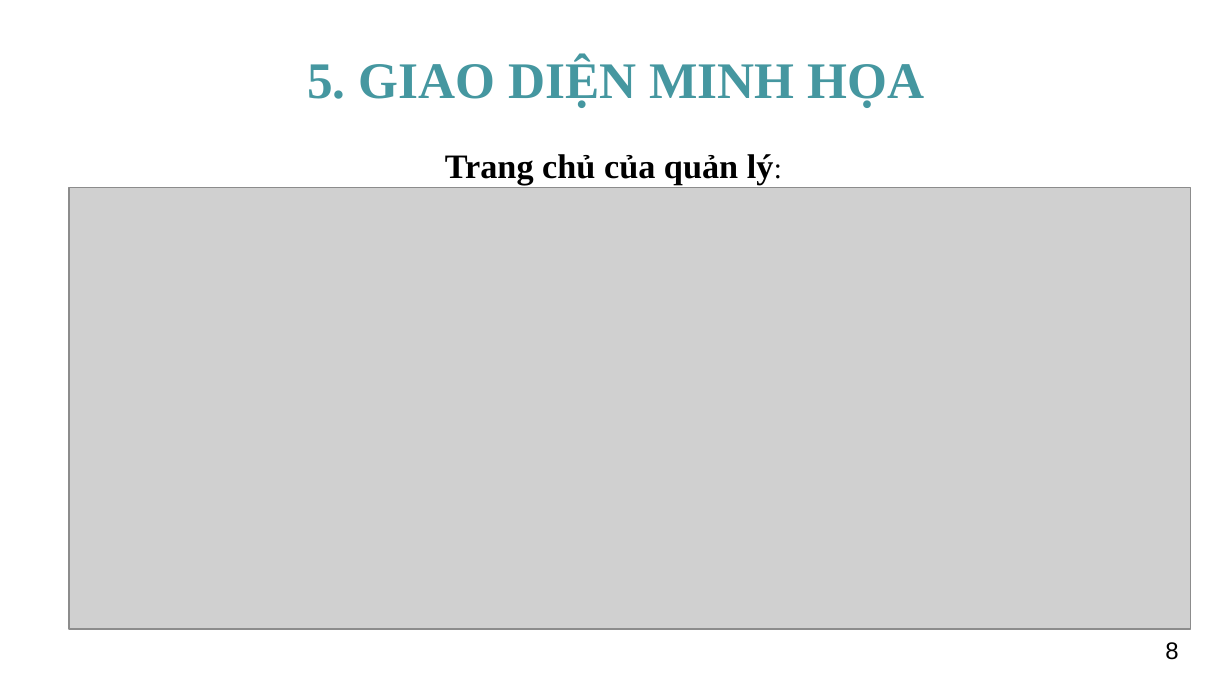
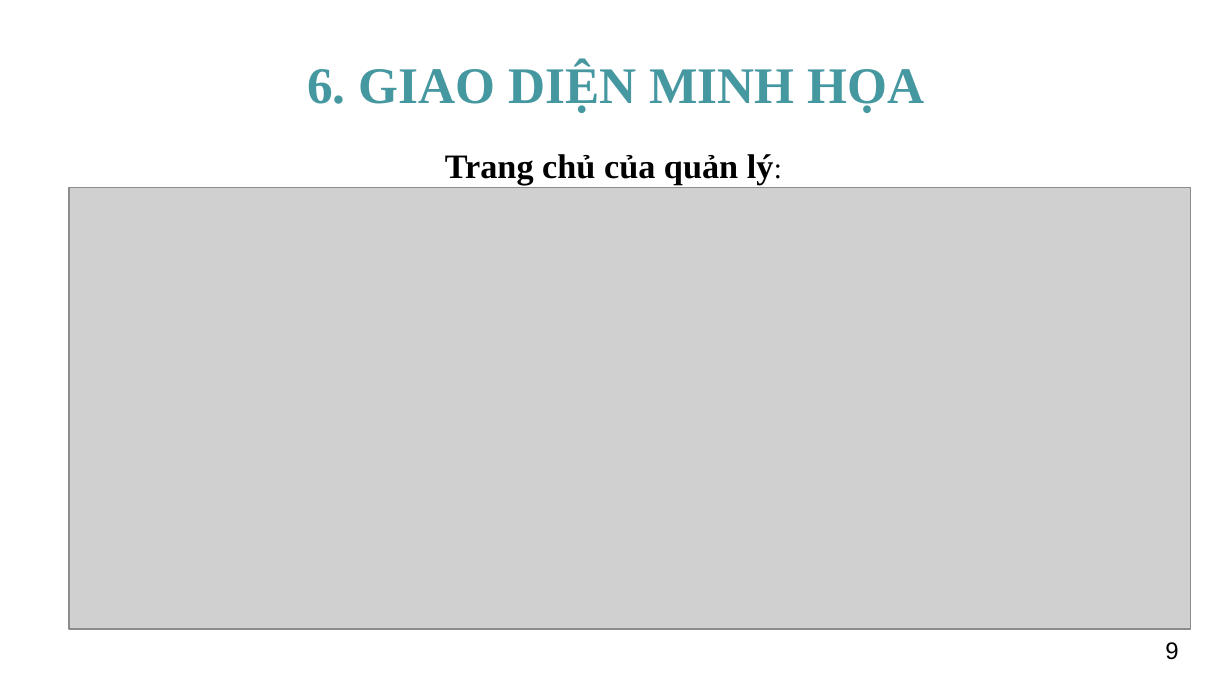
Before and after one commit to NguyenChienThangB1910143/QL_ChungCy, a slide deck: slide 9 of LCTN/B1910143_NguyenChienThang.pptx (slide 8 before the commit). Drawn at 1232x693 pixels with LibreOffice and Linux fonts; fonts in the diff are those of the drawing; grey boxes stand for pictures; background and template pictures are left out. Boxes give left, top, right and bottom in pixels: in the first picture for what was removed or moved away, otherwise in the second. Text is boxed around its words. In the diff, an @@ line names an element or a change of style, - is before the commit and + after.

```diff
--- a/LCTN/B1910143_NguyenChienThang.pptx
+++ b/LCTN/B1910143_NguyenChienThang.pptx
@@ title at [307,62,924,113]: text changed @@
-5. GIAO DIỆN MINH HỌA
+6. GIAO DIỆN MINH HỌA
@@ page number at [1165,642,1178,660]: text changed @@
-8
+9
```
Also in this commit, not shown: 9 other slides changed, 1 slide added, 14 other files.
